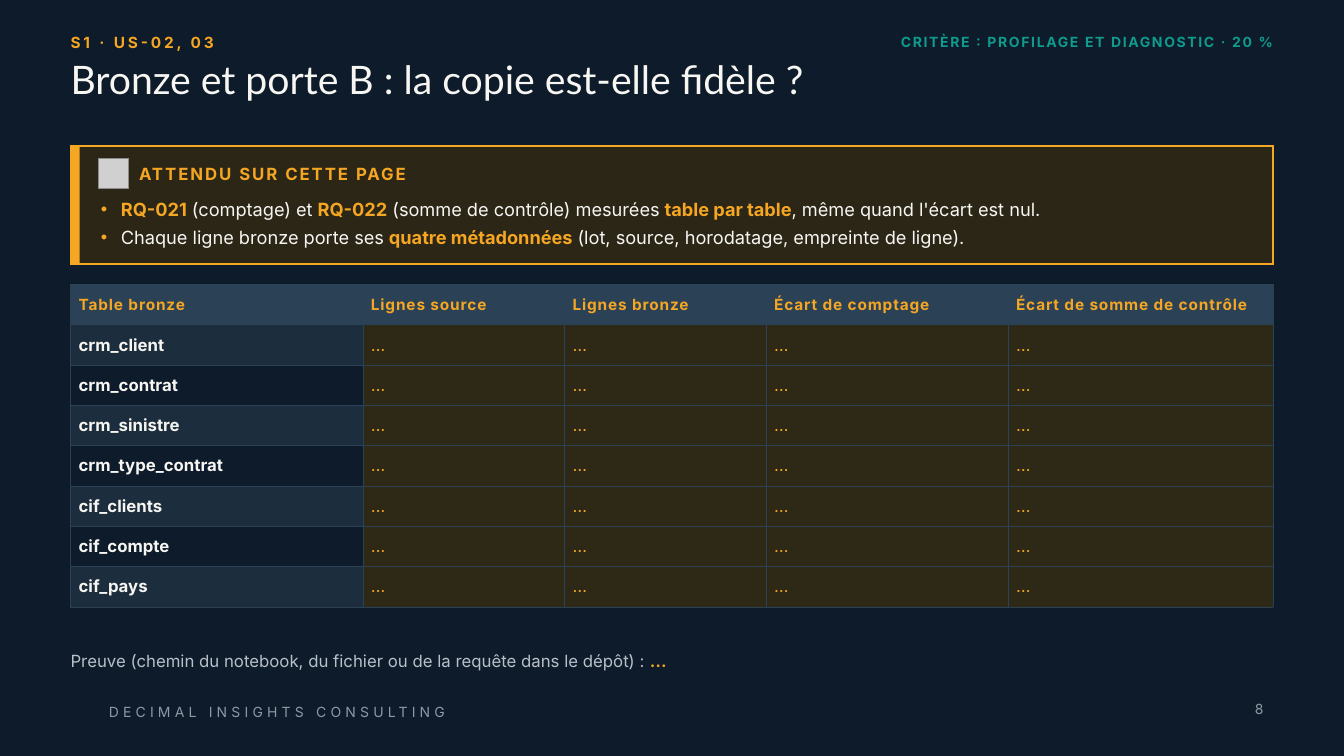
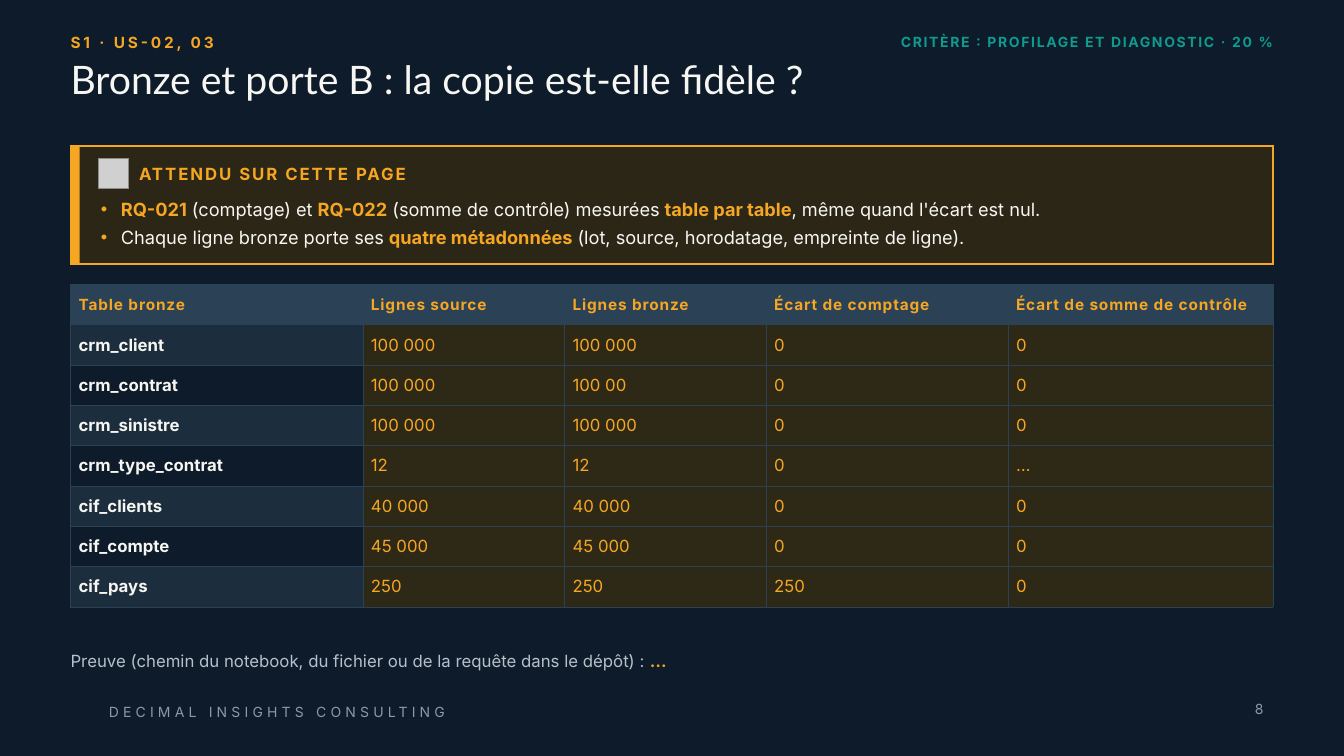
Before and after one commit to ruthabebeneg/td-qualite-g02, a slide deck: slide 8 of livrables/Livrable_Groupe_TD_AssurConnect.pptx. Drawn at 1344x756 pixels with LibreOffice and Linux fonts; fonts in the diff are those of the drawing; grey boxes stand for pictures; background and template pictures are left out. Boxes give left, top, right and bottom in pixels: in the first picture for what was removed or moved away, otherwise in the second. Text is boxed around its words. In the diff, an @@ line names an element or a change of style, - is before the commit and + after.

```diff
--- a/livrables/Livrable_Groupe_TD_AssurConnect.pptx
+++ b/livrables/Livrable_Groupe_TD_AssurConnect.pptx
@@ table at (71, 284, 1273, 607) @@
-row 2: crm_client | … | … | … | …
+row 2: crm_client | 100 000 | 100 000 | 0 | 0
-row 3: crm_contrat | … | … | … | …
+row 3: crm_contrat | 100 000 | 100 00 | 0 | 0
-row 4: crm_sinistre | … | … | … | …
+row 4: crm_sinistre | 100 000 | 100 000 | 0 | 0
-row 5: crm_type_contrat | … | … | … | …
+row 5: crm_type_contrat | 12 | 12 | 0 | …
-row 6: cif_clients | … | … | … | …
+row 6: cif_clients | 40 000 | 40 000 | 0 | 0
-row 7: cif_compte | … | … | … | …
+row 7: cif_compte | 45 000 | 45 000 | 0 | 0
-row 8: cif_pays | … | … | … | …
+row 8: cif_pays | 250 | 250 | 250 | 0
```
Also in this commit, not shown: 7 other slides changed.
